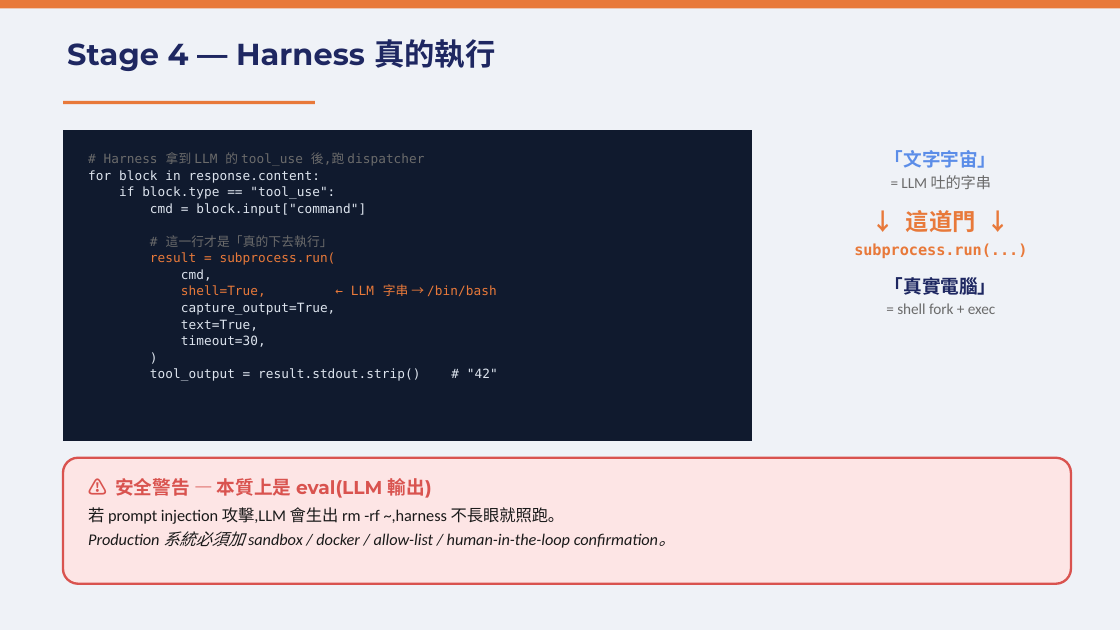
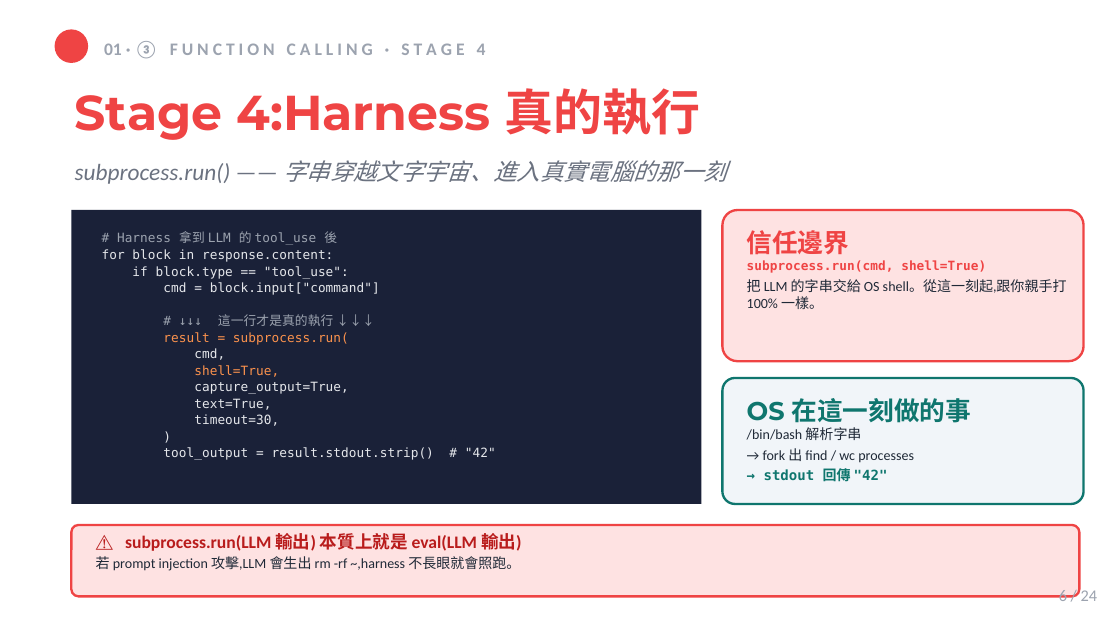
Before and after one commit to mjib007/nchu-mcp-workshop-2026, a slide deck: slide 6 of 02-how-mcp-works.pptx (slide 7 before the commit). Drawn at 1120x630 pixels with LibreOffice and Linux fonts; fonts in the diff are those of the drawing. Boxes give left, top, right and bottom in pixels: in the first picture for what was removed or moved away, otherwise in the second. Text is boxed around its words. In the diff, an @@ line names an element or a change of style, - is before the commit and + after.

```diff
--- a/02-how-mcp-works.pptx
+++ b/02-how-mcp-works.pptx
@@ rectangle at (x1=0, y1=0, x2=1120, y2=629): fill #EFF2F7 to #FFFFFF; shadow on @@
@@ rectangle removed at (x1=0, y1=0, x2=1120, y2=8) @@
@@ ellipse added at (x1=55, y1=29, x2=88, y2=63), fill #EF4444 @@
@@ text added at (x1=104, y1=41, x2=486, y2=58), 11.2 pt, text #9CA3AF, bold @@
+01 · ③ F U N C T I O N C A L L I N G · S T A G E 4
@@ text at (x1=75, y1=88, x2=701, y2=140): text changed; size 19.5 to 31.5 pt; text colour #1E2761 to #EF4444 @@
-Stage 4 — Harness 真的執行
+Stage 4:Harness 真的執行
@@ rectangle removed at (x1=63, y1=101, x2=315, y2=104) @@
@@ text added at (x1=75, y1=160, x2=726, y2=184), 15 pt, text #6B7280, italic @@
+subprocess.run() —— 字串穿越文字宇宙、進入真實電腦的那一刻
@@ text removed at (x1=854, y1=150, x2=1027, y2=314) @@
-「文字宇宙」
-= LLM 吐的字串
-↓ 這道門 ↓
-subprocess.run(...)
-「真實電腦」
-= shell fork + exec
@@ rectangle resized from (x1=63, y1=130, x2=752, y2=440) to (x1=72, y1=211, x2=701, y2=504) @@
@@ rectangle at (x1=72, y1=211, x2=701, y2=504): fill #101A2E to #1A2138 @@
@@ text "# Harness 拿到 LLM 的 ..." moved from (x1=88, y1=152, x2=498, y2=381) to (x1=102, y1=231, x2=496, y2=460) @@
@@ text at (x1=117, y1=231, x2=337, y2=245): text changed; text colour #6B6B6B to #9CA3AF @@
-# Harness 拿到 LLM 的 tool_use 後,跑 dispatcher
+# Harness 拿到 LLM 的 tool_use 後
@@ rounded rectangle added at (x1=722, y1=211, x2=1083, y2=362), fill #FEE2E2, outline #EF4444 1.5 pt @@
@@ text added at (x1=747, y1=230, x2=849, y2=255), 16.5 pt, text #EF4444, bold @@
+信任邊界
@@ text at (x1=102, y1=249, x2=496, y2=460): text colour #DDE4EE to #E5E7EB in "for block in response.content:", "if block.type == "tool_use":", "cmd = block.input["command"]", "cmd," and 5 more places; text colour #E8793A to #FB924D in "result = subprocess.run(" @@
@@ text added at (x1=747, y1=260, x2=1067, y2=309), 9 pt, text #1F2937 @@
+subprocess.run(cmd, shell=True)
+把 LLM 的字串交給 OS shell。從這一刻起,跟你親手打 100% 一樣。
@@ text at (x1=218, y1=314, x2=334, y2=326): text changed; text colour #6B6B6B to #9CA3AF @@
-# 這一行才是「真的下去執行」
+# ↓↓↓ 這一行才是真的執行 ↓↓↓
@@ text at (x1=194, y1=365, x2=279, y2=377): text changed; text colour #E8793A to #FB924D @@
-shell=True, ← LLM 字串 → /bin/bash
+shell=True,
@@ rounded rectangle added at (x1=722, y1=379, x2=1083, y2=504), fill #F1F5F9, outline #0F766E 1.5 pt @@
@@ text added at (x1=747, y1=398, x2=971, y2=423), 16.5 pt, text #0F766E, bold @@
+OS 在這一刻做的事
@@ text added at (x1=747, y1=427, x2=914, y2=484), 9 pt, text #1F2937 @@
+/bin/bash 解析字串
+→ fork 出 find / wc processes
+→ stdout 回傳 "42"
@@ rounded rectangle resized from (x1=63, y1=458, x2=1071, y2=584) to (x1=72, y1=525, x2=1080, y2=597) @@
@@ rounded rectangle at (x1=72, y1=525, x2=1080, y2=597): fill #FDE5E5 to #FEE2E2; outline #D9534F 1.5 pt to #EF4444 1.5 pt; proportions changed @@
@@ text at (x1=96, y1=533, x2=522, y2=571): text changed; size 10.5 to 9 pt; text colour #1A1A1A to #1F2937; italic off @@
-⚠ 安全警告 — 本質上是 eval(LLM 輸出)
-若 prompt injection 攻擊,LLM 會生出 rm -rf ~,harness 不長眼就照跑。
-Production 系統必須加 sandbox / docker / allow-list / human-in-the-loop confirmation。
+⚠ subprocess.run(LLM 輸出) 本質上就是 eval(LLM 輸出)
+若 prompt injection 攻擊,LLM 會生出 rm -rf ~,harness 不長眼就會照跑。
@@ text added at (x1=1059, y1=590, x2=1097, y2=601), 10.5 pt, text #9CA3AF @@
+6 / 24
```
Also in this commit, not shown: 20 other slides changed, 1 slide added, 9 slides removed, 21 other files.
